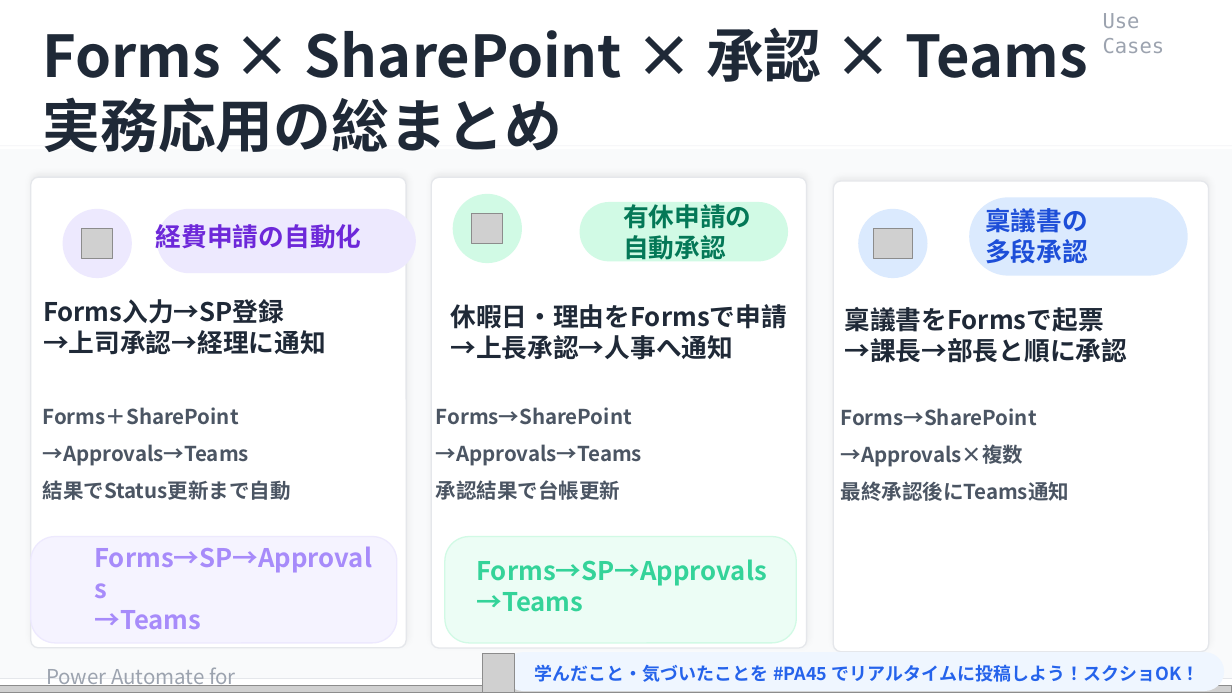
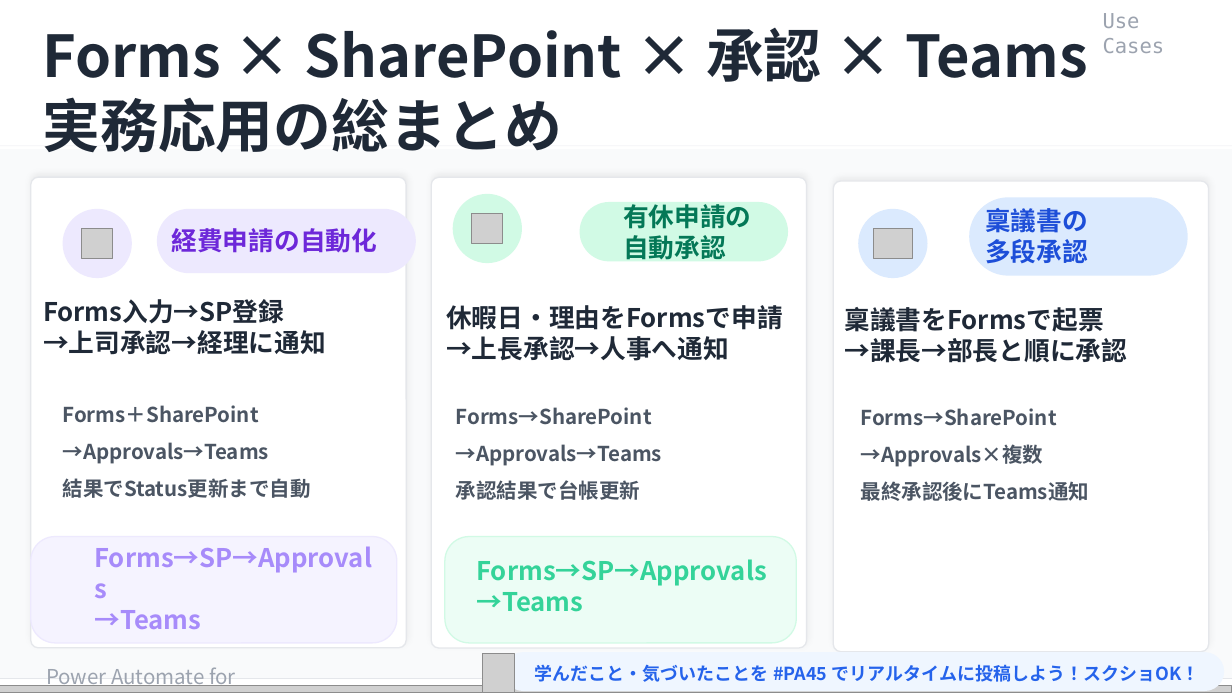
Before and after one commit to Haru-PowerPlatform/pa45, a slide deck: slide 17 of assets/pa45/P010_PA45_BizReview_20260514.pptx. Drawn at 1232x693 pixels with LibreOffice and Linux fonts; fonts in the diff are those of the drawing; grey boxes stand for pictures. Boxes give left, top, right and bottom in pixels: in the first picture for what was removed or moved away, otherwise in the second. Text is boxed around its words. In the diff, an @@ line names an element or a change of style, - is before the commit and + after.

```diff
--- a/assets/pa45/P010_PA45_BizReview_20260514.pptx
+++ b/assets/pa45/P010_PA45_BizReview_20260514.pptx
@@ text "経費申請の自動化": place and size @@
-text "経費申請の自動化" at (156,224,362,249)
+text "経費申請の自動化" at (172,228,378,253)
@@ text "休暇日・理由をFormsで申請": place and size @@
-text "休暇日・理由をFormsで申請" at (450,304,786,360)
+text "休暇日・理由をFormsで申請" at (446,305,782,361)
@@ 3 texts: place and size @@
-3 texts at (43,407,1070,501)
+3 texts at (63,405,1090,501)
```
Also in this commit, not shown: 9 other slides changed.
